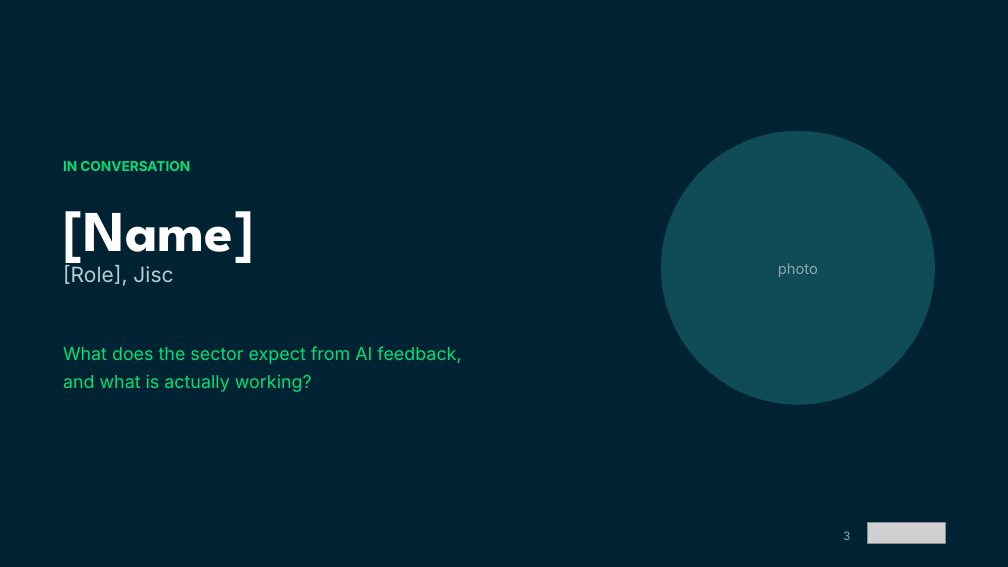
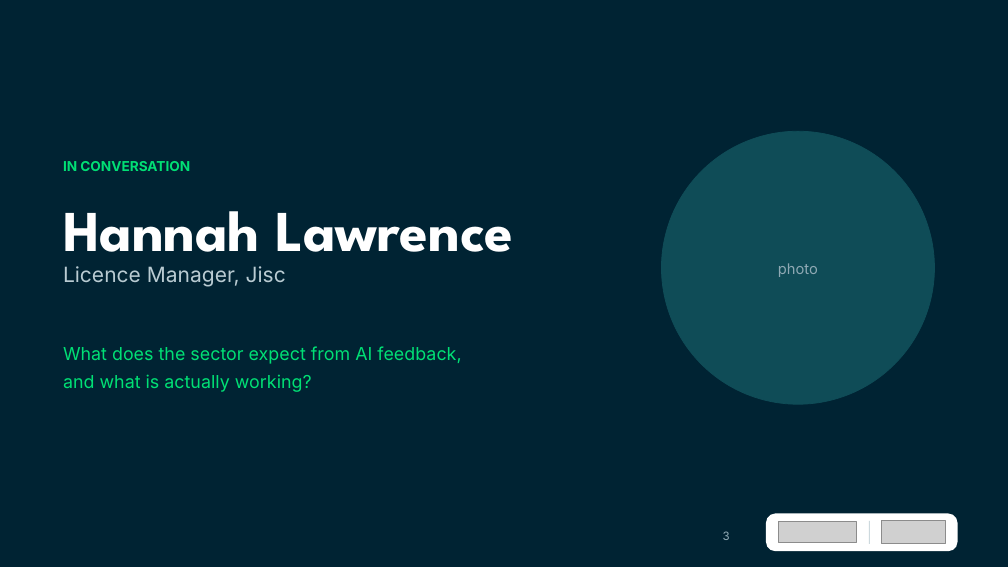
Before and after one commit to Dante-Eduface/Claude, a slide deck: slide 3 of GTM/Event manager/jisc-webinar/deck/jisc-webinar-bewerkbaar.pptx. Drawn at 1008x567 pixels with LibreOffice and Linux fonts; fonts in the diff are those of the drawing; grey boxes stand for pictures. Boxes give left, top, right and bottom in pixels: in the first picture for what was removed or moved away, otherwise in the second. Text is boxed around its words. In the diff, an @@ line names an element or a change of style, - is before the commit and + after.

```diff
--- a/GTM/Event manager/jisc-webinar/deck/jisc-webinar-bewerkbaar.pptx
+++ b/GTM/Event manager/jisc-webinar/deck/jisc-webinar-bewerkbaar.pptx
@@ text at [63,211,514,269]: text changed @@
-[Name]
+Hannah Lawrence
@@ text at [63,266,286,287]: text changed @@
-[Role], Jisc
+Licence Manager, Jisc
@@ text "3": place and size @@
-text "3" at [843,531,850,540]
+text "3" at [723,531,730,540]
@@ rounded rectangle added at [766,513,957,551], fill #FFFFFF @@
@@ picture added at [779,522,857,543] @@
@@ rectangle added at [869,521,870,544], fill #CDD9DE @@
@@ picture: place and size @@
-picture at [867,523,945,544]
+picture at [882,521,945,544]
```
Also in this commit, not shown: 36 other slides changed, 42 other files.
